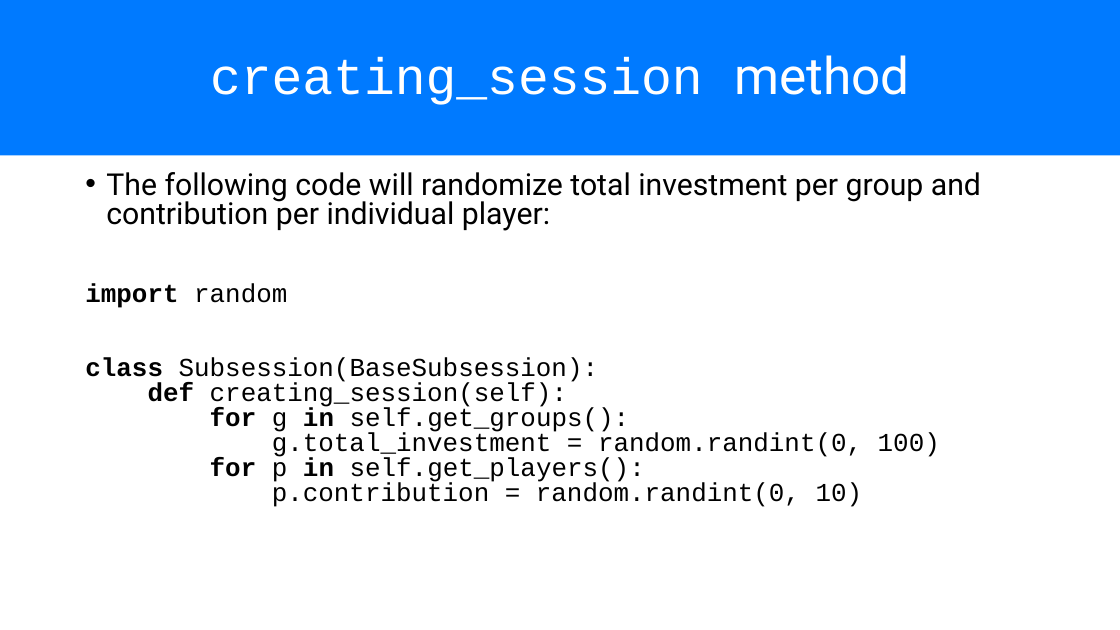
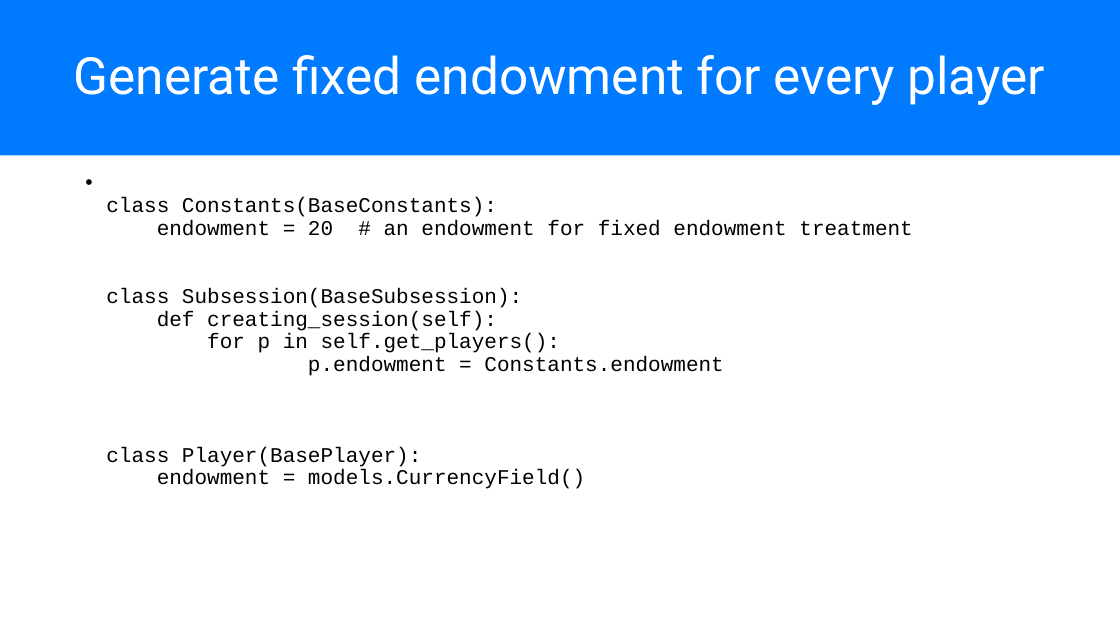
Before and after one commit to chapkovski/uncertainty-summer-school, a slide deck: slide 4 of presentations/frankfurt_july_2019 day3.pptx (slide 35 before the commit). Drawn at 1120x630 pixels with LibreOffice and Linux fonts; fonts in the diff are those of the drawing. Boxes give left, top, right and bottom in pixels: in the first picture for what was removed or moved away, otherwise in the second. Text is boxed around its words. In the diff, an @@ line names an element or a change of style, - is before the commit and + after.

```diff
--- a/presentations/frankfurt_july_2019 day3.pptx
+++ b/presentations/frankfurt_july_2019 day3.pptx
@@ title at (x1=74, y1=55, x2=1044, y2=105): text changed; font Courier New to Roboto @@
-creating_session method
+Generate fixed endowment for every player
@@ text at (x1=106, y1=197, x2=912, y2=489): text changed; size 22.2 to 18 pt @@
-• The following code will randomize total investment per group and contribution per individual player:
-import random
-class Subsession(BaseSubsession):
-def creating_session(self):
-for g in self.get_groups():
-g.total_investment = random.randint(0, 100)
-for p in self.get_players():
-p.contribution = random.randint(0, 10)
+• class Constants(BaseConstants):
+  endowment = 20 # an endowment for fixed endowment treatment
+  class Subsession(BaseSubsession):
+  def creating_session(self):
+  for p in self.get_players():
+  p.endowment = Constants.endowment
+  class Player(BasePlayer):
+  endowment = models.CurrencyField()
```
Also in this commit, not shown: 3 other slides changed, 1 slide added, 41 slides removed, 6 other files.
